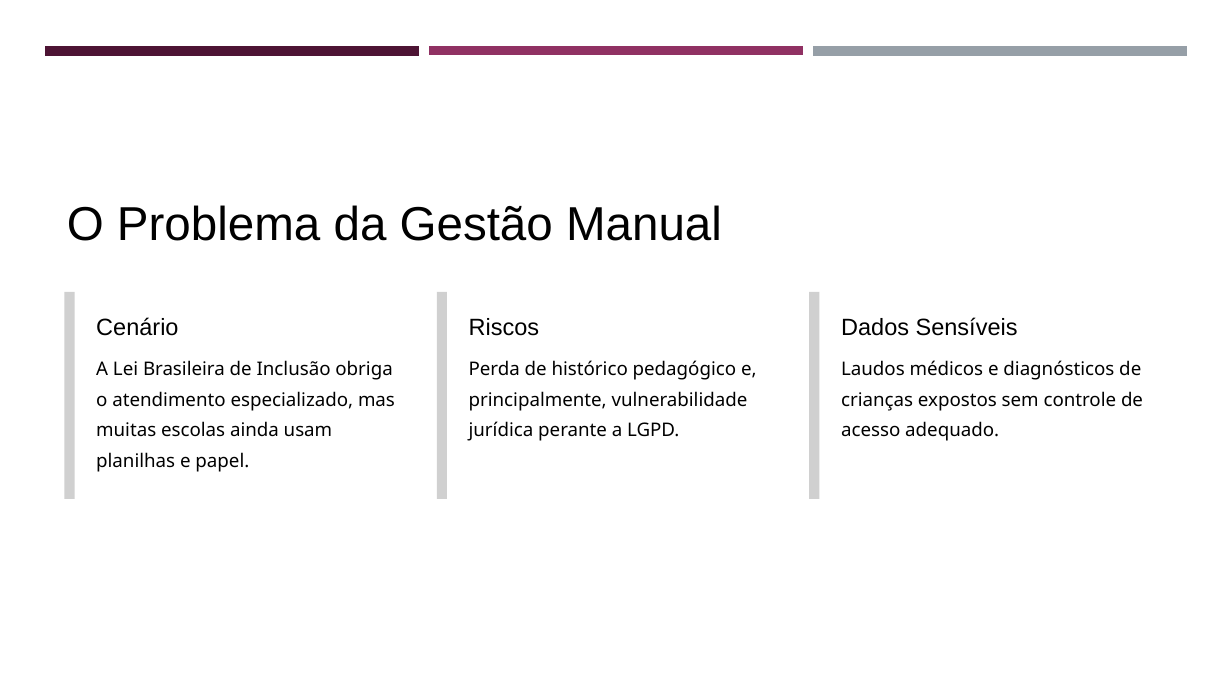
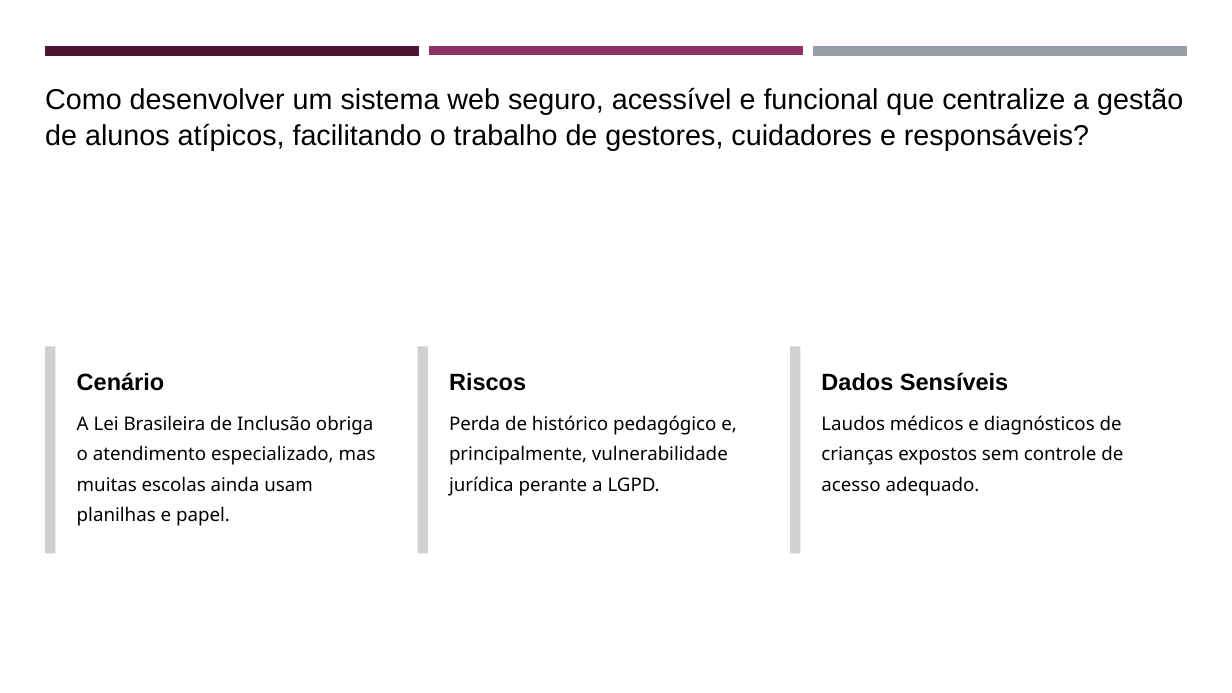
Before and after one commit to z12guilherme/gestao_atipicos, a slide deck: slide 2 of tcc/TCC - Slides.pptx. Drawn at 1232x693 pixels with LibreOffice and Linux fonts; fonts in the diff are those of the drawing; grey boxes stand for pictures. Boxes give left, top, right and bottom in pixels: in the first picture for what was removed or moved away, otherwise in the second. Text is boxed around its words. In the diff, an @@ line names an element or a change of style, - is before the commit and + after.

```diff
--- a/tcc/TCC - Slides.pptx
+++ b/tcc/TCC - Slides.pptx
@@ text added at (45,87,1183,151), 33.6 pt, text #000000 @@
+Como desenvolver um sistema web seguro, acessível e funcional que centralize a gestão de alunos atípicos, facilitando o trabalho de gestores, cuidadores e responsáveis?
@@ text removed at (67,205,722,241) @@
-O Problema da Gestão Manual
@@ text "Cenário": place and size @@
-text "Cenário" at (96,317,178,336)
+text "Cenário" at (77,372,165,391)
@@ bold on in 3 elements at (821,372,1008,391), (77,372,165,391), (449,373,526,391) @@
@@ text "Riscos": place and size @@
-text "Riscos" at (469,318,540,336)
+text "Riscos" at (449,373,526,391)
@@ text "Dados Sensíveis": place and size @@
-text "Dados Sensíveis" at (841,317,1018,336)
+text "Dados Sensíveis" at (821,372,1008,391)
@@ 3 texts, 3 pictures: place and size @@
-3 texts, 3 pictures at (64,292,1143,499)
+3 texts, 3 pictures at (45,346,1123,553)
```
Also in this commit, not shown: 8 other slides changed, 1 slide added.
